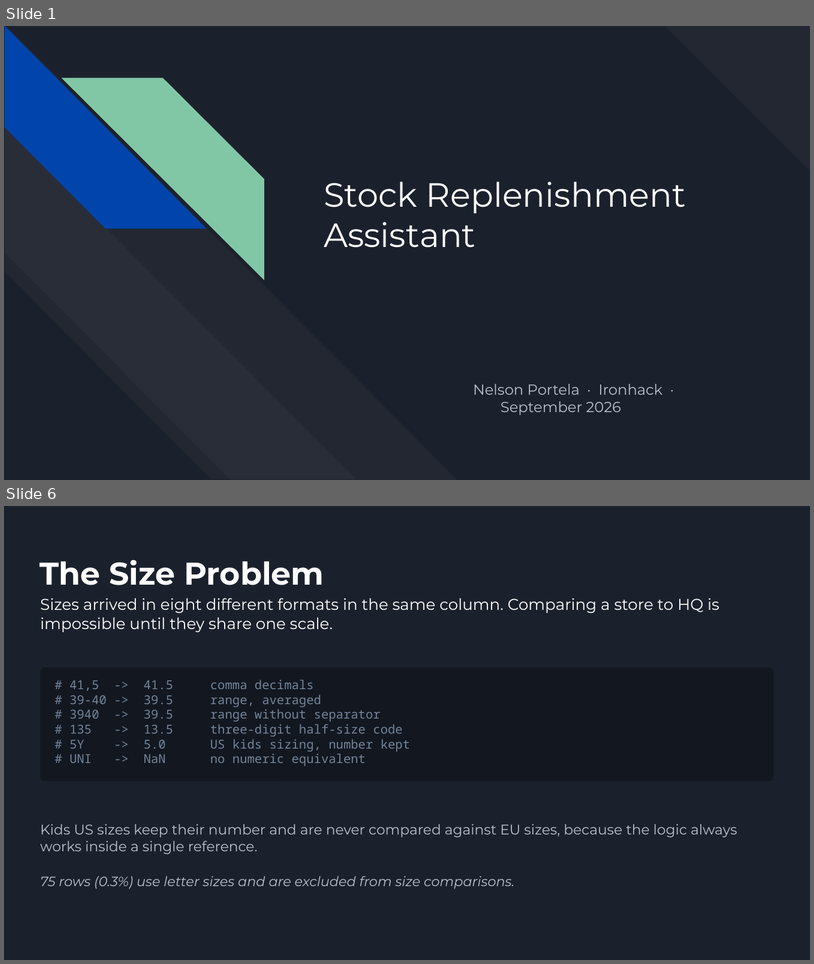
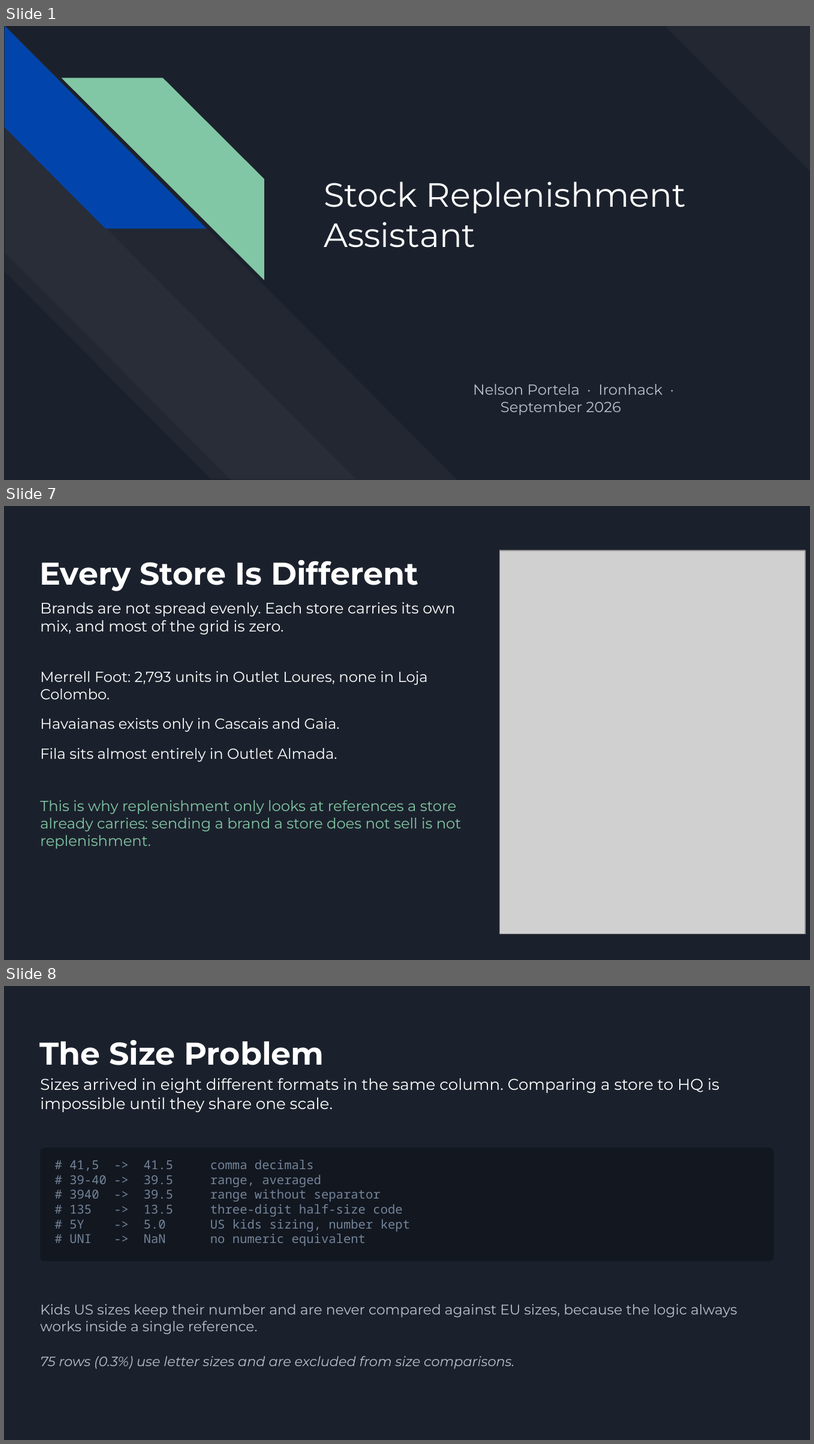
Before and after one commit to nelsonp55/stock-replenishment-assistant, a slide deck: presentation/presentation.pptx. Shown one above the other, each under a label of ours: slides 1 and 6 before the commit, slides 1, 7 and 8 after it; the slides between them are not shown. The pictures are 814x964 and 814x1444 pixels, drawn with LibreOffice and Linux fonts; fonts in the diff are those of the drawing; grey boxes stand for pictures. Boxes give left, top, right and bottom in pixels: in the first picture for what was removed or moved away, otherwise in the second. Text is boxed around its words. In the diff, an @@ line names an element or a change of style, - is before the commit and + after.

```diff
--- a/presentation/presentation.pptx
+++ b/presentation/presentation.pptx
@@ slide 7 added at [4, 506, 810, 960], background #1B212C @@
@@ picture added at [500, 550, 806, 933] @@
@@ title added at [39, 560, 419, 591], 28 pt, text #FFFFFF, bold @@
+Every Store Is Different
@@ text added at [40, 602, 455, 634], 13.5 pt, text #FFFFFF @@
+Brands are not spread evenly. Each store carries its own mix, and most of the grid is zero.
@@ text added at [40, 671, 428, 762], 13 pt, text #FFFFFF @@
+Merrell Foot: 2,793 units in Outlet Loures, none in Loja Colombo.
+Havaianas exists only in Cascais and Gaia.
+Fila sits almost entirely in Outlet Almada.
@@ text added at [40, 800, 461, 849], 13 pt, text #82C7A5 @@
+This is why replenishment only looks at references a store already carries: sending a brand a store does not sell is not replenishment.
@@ what was slide 6 is now slide 8 @@
```
Also in this commit, not shown: 8 slides changed, 4 other slides added, 3 slides removed, 5 other files.
